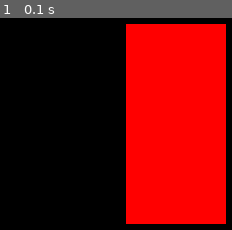
Above: before the commit, frame 1.
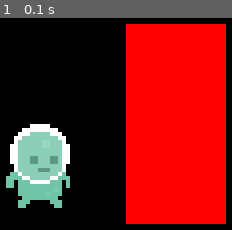
Above: after the commit, the same moment.

Repository: MadMax8930/pygame_runner
Game: pygame game, started from init.py
Two runs of this game, one before a commit and one after it. Both use one fixed random seed, a clock stepped at 60 frames per second and the inputs below.
Inputs:
- Up to frame 1 (0.1 s): no input

The runs differ from the first frame. In frame 1, 8.2% of the frame differs, in the area x 2-31%, y 50-90%.

Commit message:
surface and rectangles

Diff:
--- a/init.py
+++ b/init.py
@@ -1,20 +1,31 @@
 import pygame
-from sys import exit
+from sys import exit # close any code opened
 
-pygame.init()
-screen = pygame.display.set_mode((800, 400))
-pygame.display.set_caption('Pygamer runner')
-clock = pygame.time.Clock()
+pygame.init() # to start pygame
+screen = pygame.display.set_mode((800, 400)) # tuple: width, height (Display surface)
+pygame.display.set_caption('Runner') # window game title
+clock = pygame.time.Clock()  # clock object : controlling time and fps
 
-test_surface = pygame.Surface((100, 200))
+'''
+test_font = pygame.font.Font(None, 50) # font object : font type and font size
+test_image = pygame.image.load('graphics/sky.png') # any graphical import is a new surface
+player_rectangle = pygame.Rect(left, top, width, height) # creates a rectangle
+'''
+
+player_surface = pygame.image.load('graphics/player/player_walk_1.png').convert_alpha()
+player_rect = player_surface.get_rect(topleft= (80, 200)) # creates a rectangle around the image
+
+test_surface = pygame.Surface((100, 200))  # tuple: width, height (surface)
 test_surface.fill('red')
 
+
 while True:
-   for event in pygame.event.get():
-      if event.type == pygame.QUIT:
-         pygame.quit()
-         exit()
+   for event in pygame.event.get(): # loops through all the event (use input)
+      if event.type == pygame.QUIT: # cross to close
+         pygame.quit() # opposite of pygame.init()
+         exit() # loop gone (code is going to end)
 
-   screen.blit(test_surface, (200, 100))
-   pygame.display.update()
-   clock.tick(60)
+   screen.blit(test_surface, (200, 100)) # blit: block image transfer (put one surface on another surface) : blit(surface, position)
+   screen.blit(player_surface, player_rect) # placing the surface in the position of the rectangle
+   pygame.display.update() # updates the display surface (top)
+   clock.tick(60) # while loop not running faster than 60 fps
--- /dev/null
+++ b/main.py
@@ -0,0 +1,35 @@
+import pygame
+from sys import exit
+
+pygame.init()
+screen = pygame.display.set_mode((800, 400))
+pygame.display.set_caption('Pygamer runner')
+clock = pygame.time.Clock()
+my_font = pygame.font.Font('font/Pixeltype.ttf', 50)
+
+sky_surface = pygame.image.load('graphics/sky.png').convert()
+ground_surface = pygame.image.load('graphics/ground.png').convert()
+text_surface = my_font.render('My game', False, 'black')
+
+snail_surface = pygame.image.load('graphics/snail/snail1.png').convert_alpha()
+snail_x_pos = 600
+
+player_surface = pygame.image.load('graphics/player/player_walk_1.png').convert_alpha()
+player_rectangle = player_surface.get_rect(midbottom= (80, 300))
+
+while True:
+   for event in pygame.event.get():
+      if event.type == pygame.QUIT:
+         pygame.quit()
+         exit()
+
+   screen.blit(sky_surface, (0, 0))
+   screen.blit(ground_surface, (0, 300))
+   screen.blit(text_surface, (300, 50))
+   snail_x_pos -= 4
+   if snail_x_pos < -100: snail_x_pos = 800
+   screen.blit(snail_surface, (snail_x_pos, 270))
+   screen.blit(player_surface, player_rectangle)
+
+   pygame.display.update()
+   clock.tick(60)
